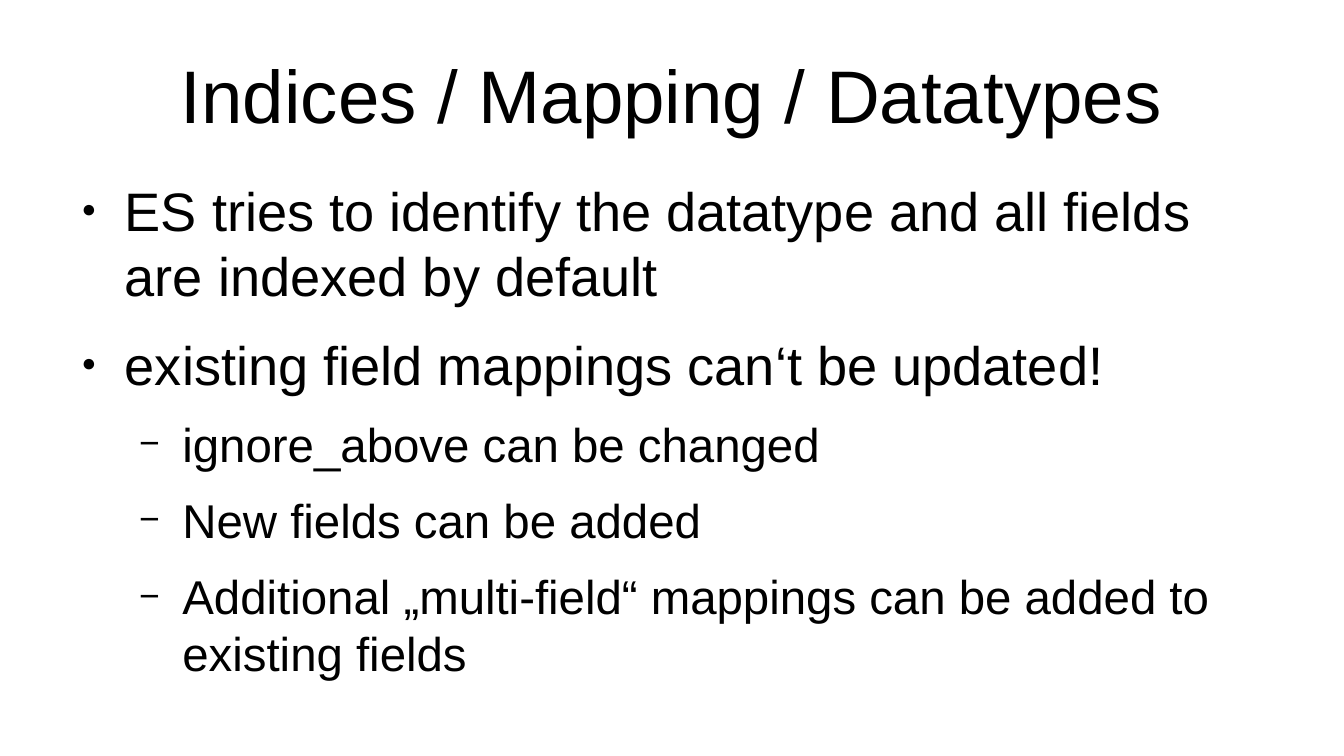
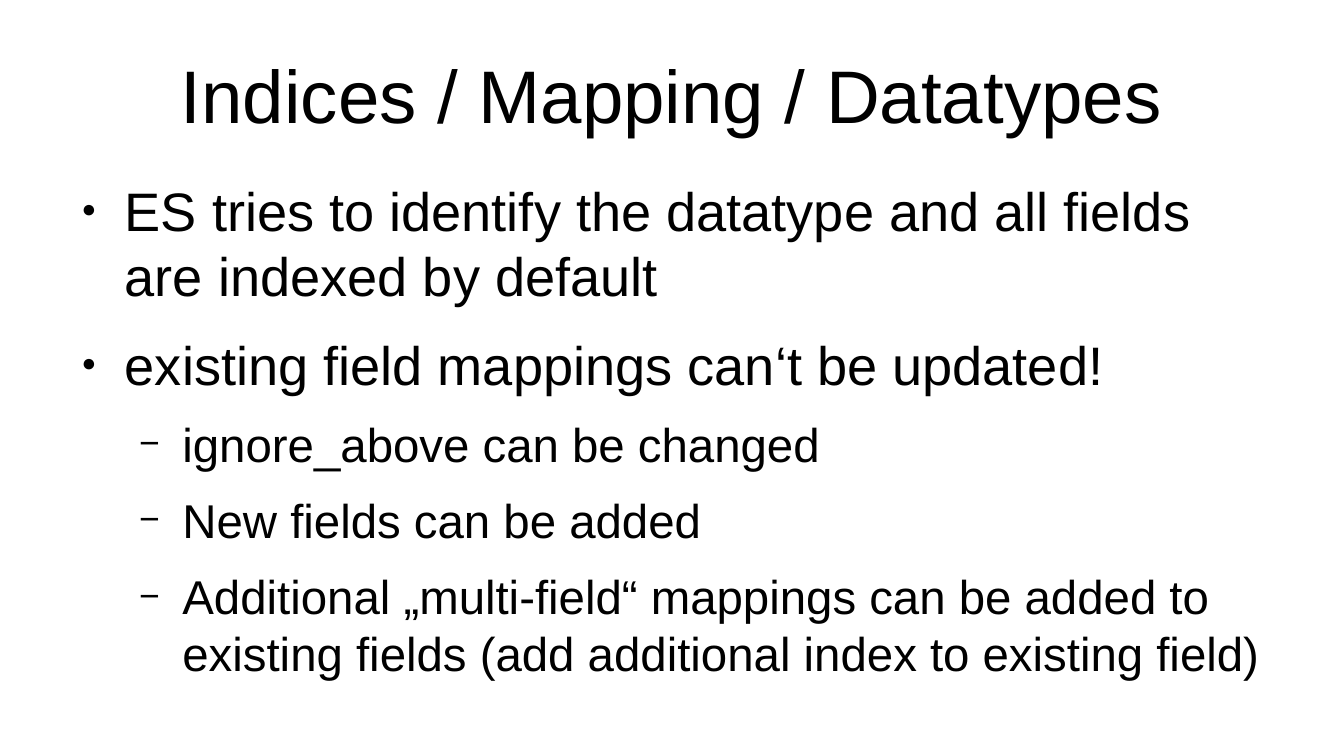
Before and after one commit to xtermi2/elasticsearch_training, a slide deck: slide 6 of elasticsearch_101_v2.odp. Drawn at 1344x756 pixels with LibreOffice and Linux fonts; fonts in the diff are those of the drawing. Boxes give left, top, right and bottom in pixels: in the first picture for what was removed or moved away, otherwise in the second. Text is boxed around its words. In the diff, an @@ line names an element or a change of style, - is before the commit and + after.

```diff
--- a/elasticsearch_101_v2.odp
+++ b/elasticsearch_101_v2.odp
@@ text at box(182, 579, 1259, 681): text changed @@
-  − Additional „multi-field“ mappings can be added to existing fields
+  − Additional „multi-field“ mappings can be added to existing fields (add additional index to existing field)
```
Also in this commit, not shown: 2 other slides changed, 3 slides added, 2 other files.
